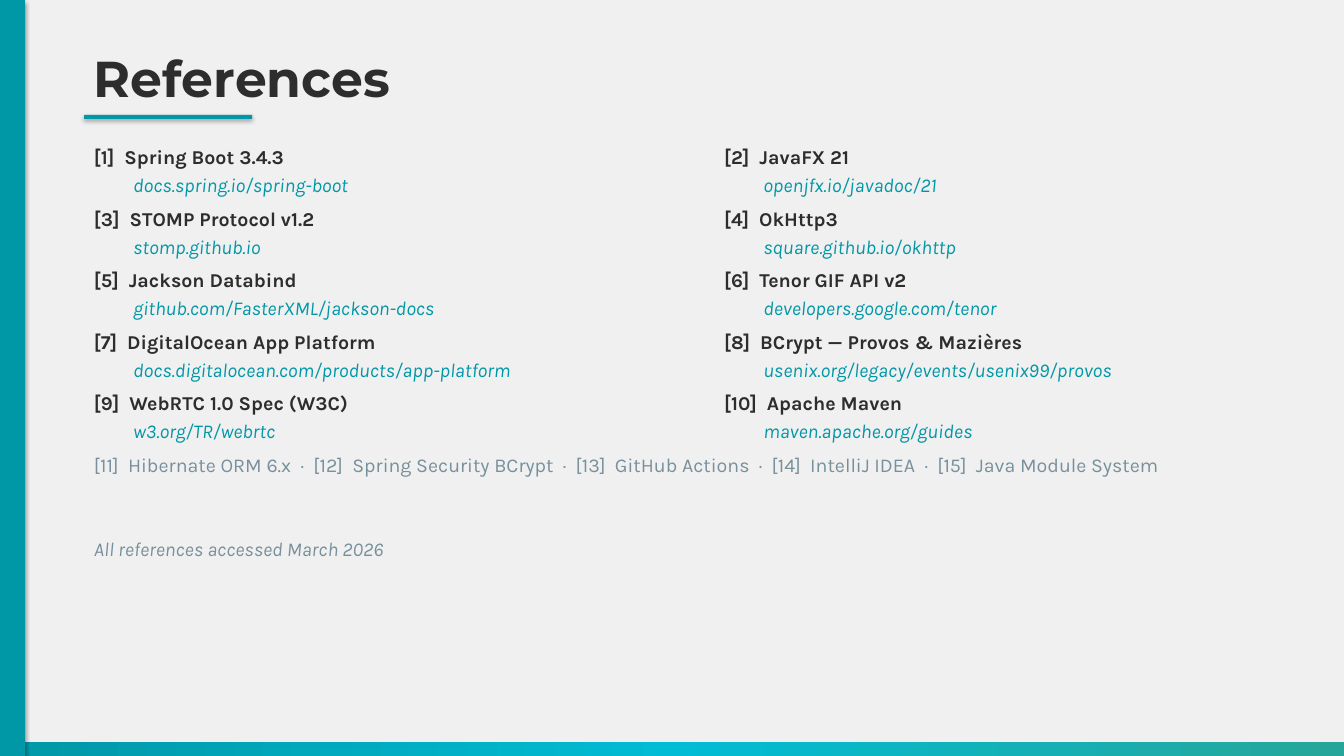
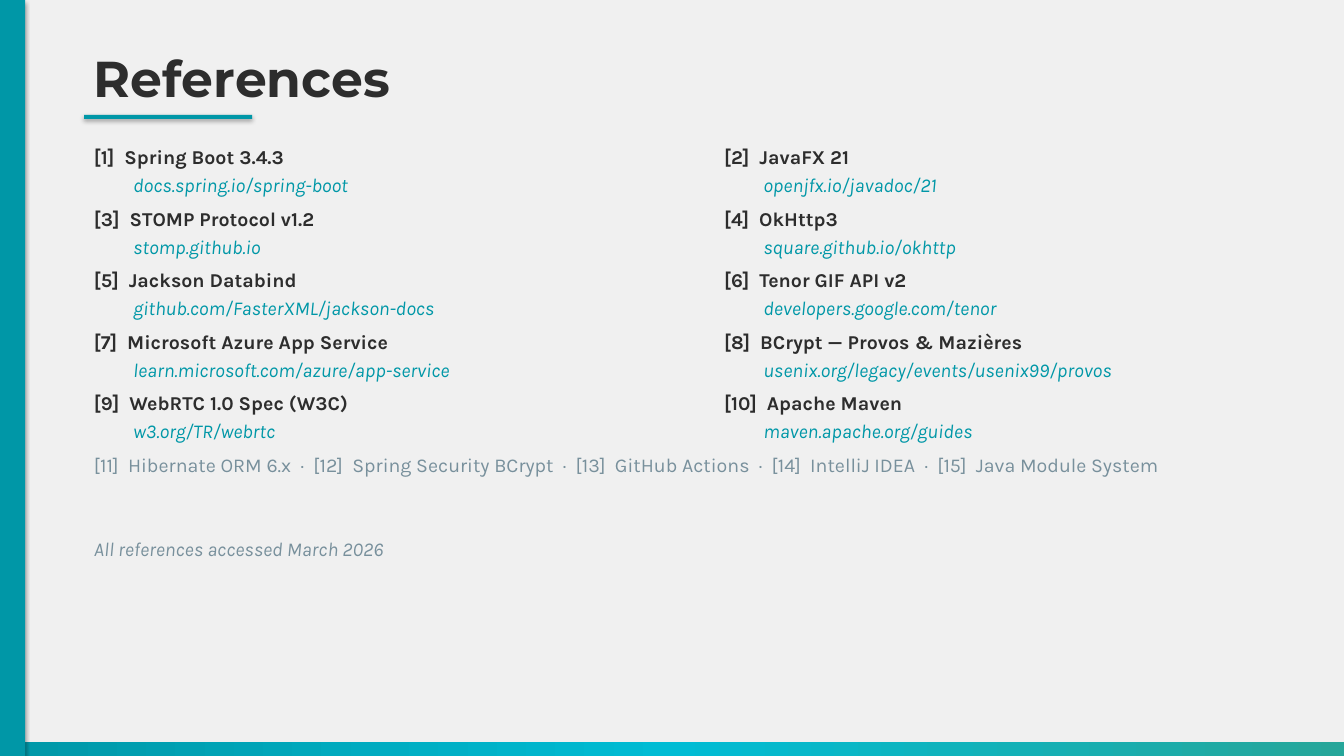
Before and after one commit to dmandaliya/ChitChat, a slide deck: slide 9 of docs/ChitChat_Presentation.pptx. Drawn at 1344x756 pixels with LibreOffice and Linux fonts; fonts in the diff are those of the drawing. Boxes give left, top, right and bottom in pixels: in the first picture for what was removed or moved away, otherwise in the second. Text is boxed around its words. In the diff, an @@ line names an element or a change of style, - is before the commit and + after.

Commit message:
Update presentation: replace all DigitalOcean references with Azure

```diff
--- a/docs/ChitChat_Presentation.pptx
+++ b/docs/ChitChat_Presentation.pptx
@@ text at (94,333,388,354): text changed @@
-[7] DigitalOcean App Platform
+[7] Microsoft Azure App Service
@@ text at (133,362,449,382): text changed @@
-docs.digitalocean.com/products/app-platform
+learn.microsoft.com/azure/app-service
```
Also in this commit, not shown: 5 other slides changed.
